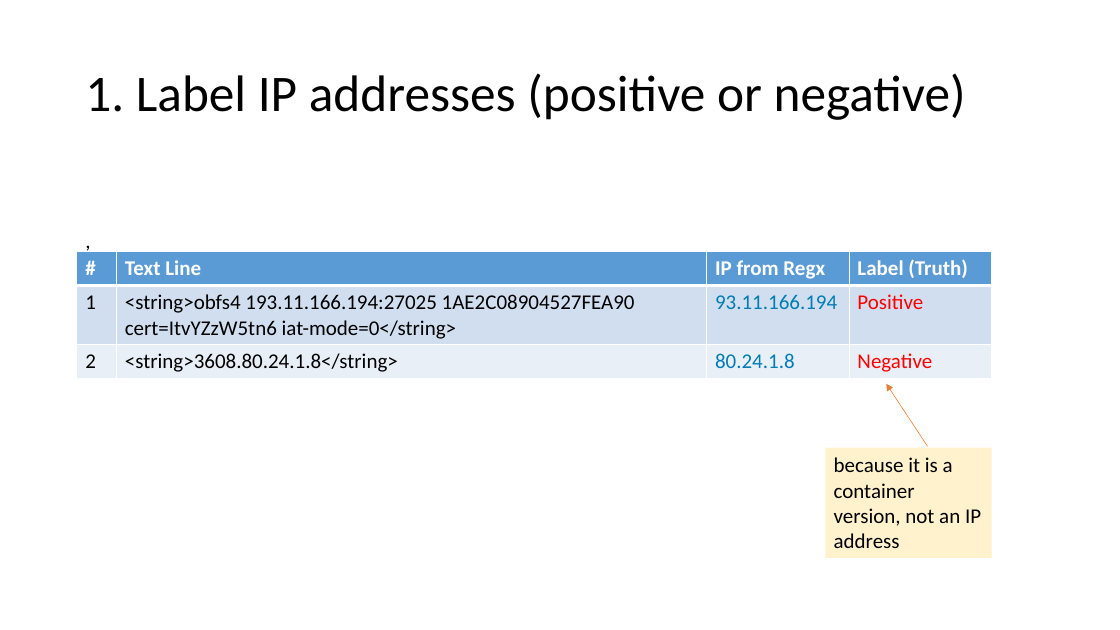
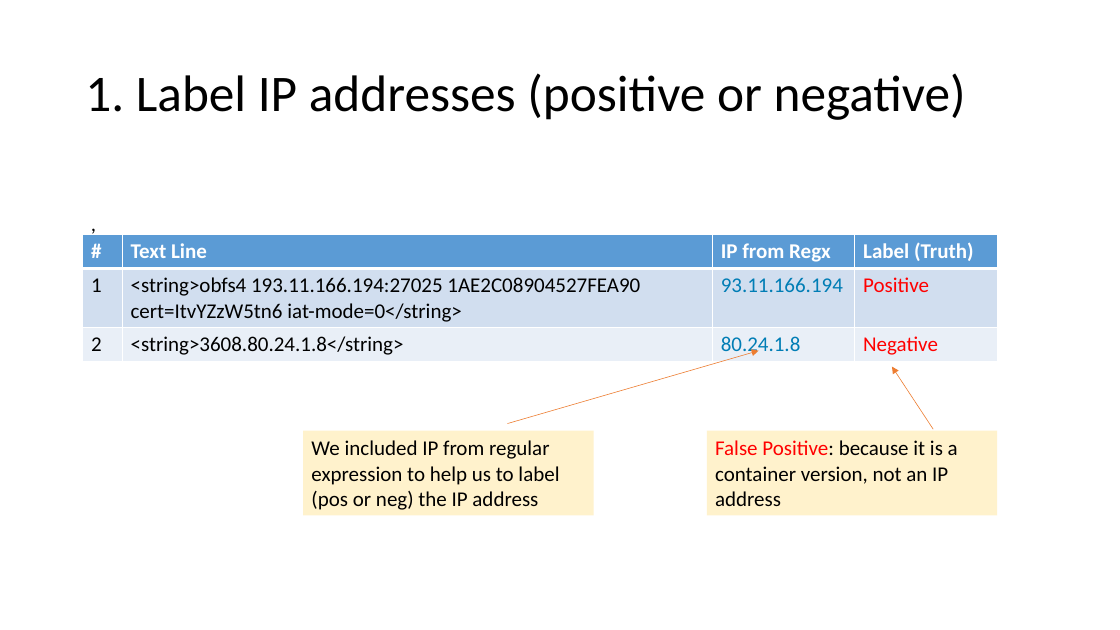
Before and after one commit to frankwxu/digital-forensics-lab, a slide deck: slide 15 of AI4Forensics/IP_Identifier_Fine_Tuning/IP_Identifer_Fine_Tuning.pptx (slide 14 before the commit). Drawn at 1120x630 pixels with LibreOffice and Linux fonts; fonts in the diff are those of the drawing; background and template pictures are left out. Boxes give left, top, right and bottom in pixels: in the first picture for what was removed or moved away, otherwise in the second. Text is boxed around its words. In the diff, an @@ line names an element or a change of style, - is before the commit and + after.

```diff
--- a/AI4Forensics/IP_Identifier_Fine_Tuning/IP_Identifer_Fine_Tuning.pptx
+++ b/AI4Forensics/IP_Identifier_Fine_Tuning/IP_Identifer_Fine_Tuning.pptx
@@ text ",": place and size @@
-text "," at box(77, 223, 981, 257)
+text "," at box(82, 207, 986, 240)
@@ table: place and size @@
-table at box(77, 251, 993, 378)
+table at box(82, 234, 998, 362)
@@ arrow added from (507, 423) to (759, 351), #ED7D31 0.5 pt @@
@@ arrow moved from (928, 446) - (886, 384) to (933, 429) - (892, 366) @@
@@ rectangle added at box(303, 431, 594, 516), fill #FFF2CC, 18 pt, text #000000 @@
+We included IP from regular expression to help us to label (pos or neg) the IP address
@@ rectangle "False Positive: because it is ...": place and size @@
-rectangle "False Positive: because it is ..." at box(826, 448, 992, 558)
+rectangle "False Positive: because it is ..." at box(707, 431, 998, 516)
@@ text in rectangle at box(715, 440, 958, 506): text changed @@
-because it is a container version, not an IP address
+False Positive: because it is a container version, not an IP address
```
Also in this commit, not shown: 19 other slides changed, 1 slide added.
